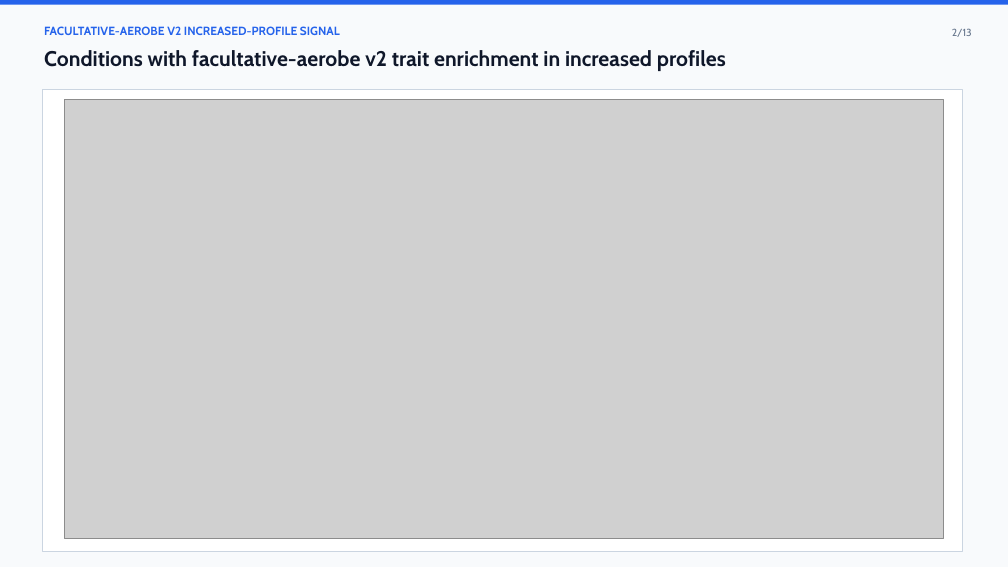
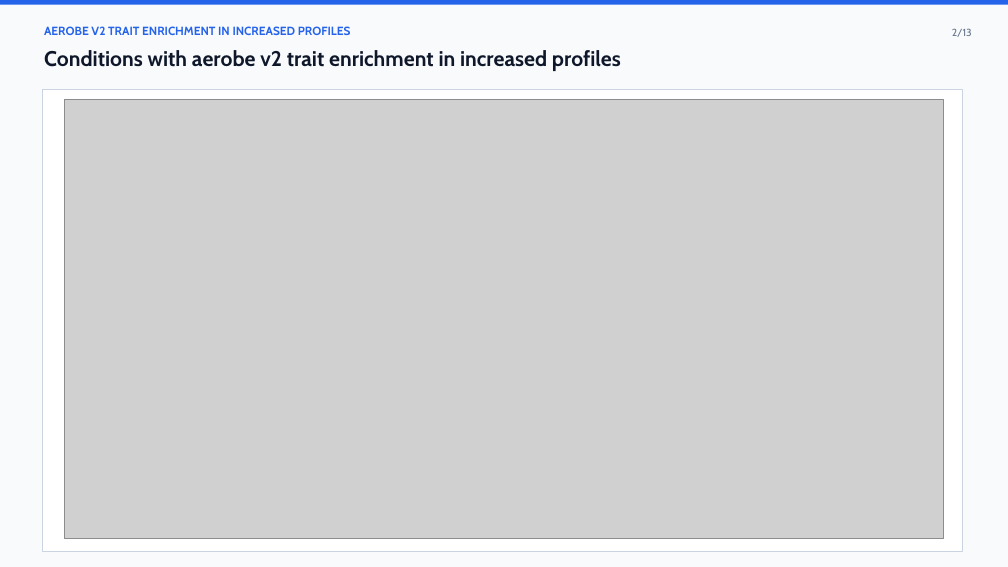
Before and after one commit to CultureBotAI/microbial-trait-profiling, a slide deck: slide 2 of trait-visualization/trait-profile-investigation/trait_profile_investigation_figures.pptx. Drawn at 1008x567 pixels with LibreOffice and Linux fonts; fonts in the diff are those of the drawing; grey boxes stand for pictures. Boxes give left, top, right and bottom in pixels: in the first picture for what was removed or moved away, otherwise in the second. Text is boxed around its words. In the diff, an @@ line names an element or a change of style, - is before the commit and + after.

```diff
--- a/trait-visualization/trait-profile-investigation/trait_profile_investigation_figures.pptx
+++ b/trait-visualization/trait-profile-investigation/trait_profile_investigation_figures.pptx
@@ text at (x1=44, y1=26, x2=351, y2=35): text changed @@
-FACULTATIVE-AEROBE V2 INCREASED-PROFILE SIGNAL
+AEROBE V2 TRAIT ENRICHMENT IN INCREASED PROFILES
@@ text at (x1=44, y1=50, x2=621, y2=71): text changed @@
-Conditions with facultative-aerobe v2 trait enrichment in increased profiles
+Conditions with aerobe v2 trait enrichment in increased profiles
```
Also in this commit, not shown: 5 other slides changed, 38 other files.
